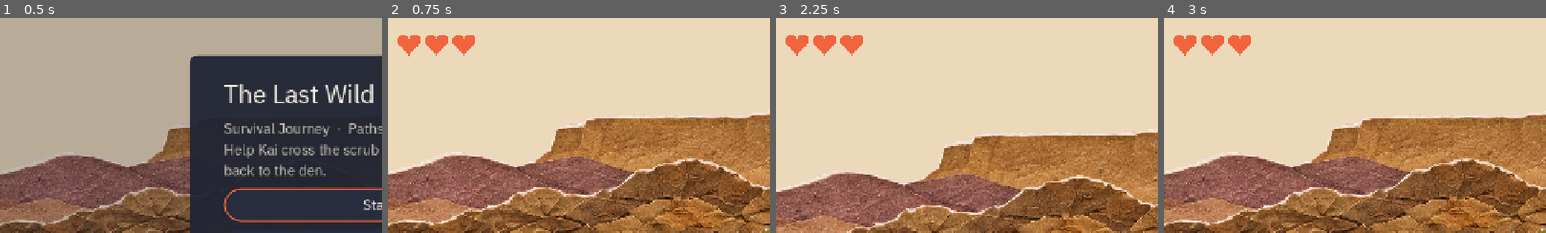
Above: before the commit, frames 1-4 (left to right).
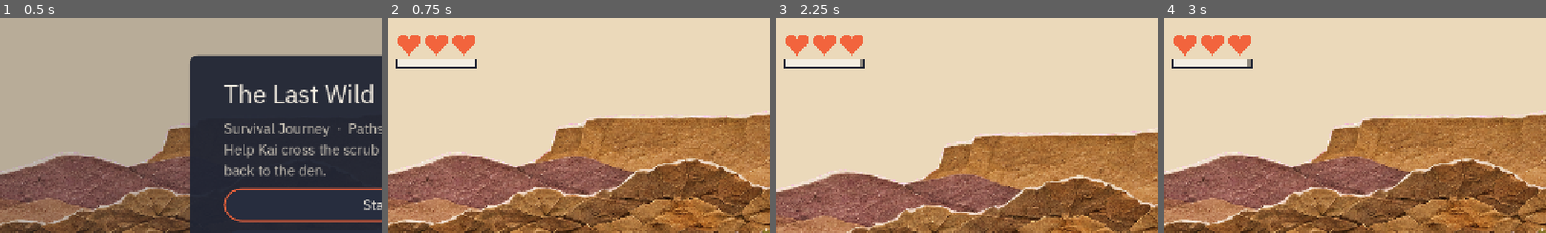
Above: after the commit, the same moments.

Repository: gomin2013/the-last-wild-paw
Game: Godot game, scene res://scenes/main.tscn
The game is run twice, just before and just after one commit, with the same random seed, the same clock (stepped at 60 frames per second) and the same inputs. Sound files missing from this copy of the repository are replaced by a short silence.
Inputs (mouse positions are % of the whole screen's width and height, from its top left):
- Up to frame 1 (0.5 s): no input
- Up to frame 2 (0.75 s): click "Start" at 0.5 s
- Up to frame 3 (2.25 s): tap Enter at 1.25 s; move the mouse to (72, 45) at 1.27 s; hold Right (move_right) 1.28-2 s; tap X (attack) at 1.35 s; click (72, 45) at 1.42 s; tap Z (jump) at 1.52, 1.82 s; drag from (30, 55) to (56, 69) at 2.02 s
- Up to frame 4 (3 s): move the mouse to (60, 28) at 2.77 s; hold Right (move_right) from 2.78 s (still down); tap Alt at 2.85 s
The pictures show only the part of the screen within x 0-50%, y 0-50%; the shares and areas given below are measured in that part.

Frame 1 is identical in both runs. In frame 2, 0.9% of the frame differs, in the area x 2-24%, y 19-24%; in frame 3, 0.9%; in frame 4, 0.9%.

Commit message:
2026 Added Hunger And Desert Animals (Prototype).

Diff:
--- /dev/null
+++ b/actors/enemies/critter.gd
@@ -0,0 +1,125 @@
+class_name Critter
+extends Jackal
+## The smaller Fayum animals, for enemy variety: a slow scorpion that patrols, a horned viper that
+## lies still on the path and a black kite that swoops along the sky. One pounce chases each off;
+## the hurt, stun and run-off rules come from Jackal. Placed by overriding the script on a
+## jackal.tscn instance (same body, hurtbox and ledge ray).
+# ponytail: code-drawn placeholders, like the egg; swap for Paper Collage strips in the art round.
+
+enum Kind { SCORPION, VIPER, KITE }
+
+@export var kind := Kind.SCORPION
+## Kite only: how far it flies from its start before turning, and how deep it dips.
+@export var roam := 260.0
+@export var swoop := 34.0
+
+var _home := Vector2.ZERO
+var _t := 0.0
+
+
+func _ready() -> void:
+	health = 1
+	_home = position
+	match kind:
+		Kind.SCORPION:
+			speed = 55.0
+			points = 150
+		Kind.VIPER:
+			speed = 0.0
+			points = 150
+		Kind.KITE:
+			speed = 130.0
+			gravity = 0.0
+			points = 200
+
+
+func _move(delta: float) -> void:
+	_t += delta
+	if kind != Kind.KITE:
+		super(delta)
+		return
+	if absf(position.x - _home.x) > roam and signf(position.x - _home.x) == dir:
+		dir = -dir
+	velocity.x = dir * speed
+	# Steer back to the swoop curve, so a pounce's knock-up wears off
+	var target_y := _home.y + sin(_t * 2.2) * swoop
+	velocity.y = (target_y - position.y) * 6.0
+
+
+func _animate() -> void:
+	self_modulate = Color(1.6, 1.6, 1.6) if _flash > 0.0 else Color.WHITE
+	queue_redraw()
+
+
+func _draw() -> void:
+	# Drawn facing right; mirror for left (none of these is a canon-handed character)
+	draw_set_transform(Vector2.ZERO, 0.0, Vector2(dir, 1.0))
+	match kind:
+		Kind.SCORPION:
+			_draw_scorpion()
+		Kind.VIPER:
+			_draw_viper()
+		Kind.KITE:
+			_draw_kite()
+
+
+func _draw_scorpion() -> void:
+	var body := Color("b8863b")
+	var ink := Color("4a3420")
+	draw_circle(Vector2(2, -6), 22.0, Color(0, 0, 0, 0.18))
+	for i in 4:  # legs
+		var x := -14.0 + i * 9.0
+		draw_line(Vector2(x, -10), Vector2(x - 6, 0), ink, 3.0)
+	draw_set_transform(Vector2(0, -14), 0.0, Vector2(dir * 1.0, 0.55))
+	draw_circle(Vector2.ZERO, 20.0, body)
+	draw_set_transform(Vector2.ZERO, 0.0, Vector2(dir, 1.0))
+	# Tail curls up and over the back, sting forward
+	var tail := PackedVector2Array()
+	for i in 7:
+		var a := PI * (0.95 - i * 0.16)
+		tail.append(Vector2(-6, -30) + Vector2(cos(a), -sin(a)) * 18.0)
+	draw_polyline(tail, body, 9.0, true)
+	draw_circle(tail[tail.size() - 1], 4.0, Color("f2643d"))
+	draw_circle(Vector2(22, -14), 6.0, body)  # pincers
+	draw_circle(Vector2(22, -6), 5.0, body)
+	draw_circle(Vector2(10, -17), 2.0, ink)
+
+
+func _draw_viper() -> void:
+	var body := Color("d9b77a")
+	var spot := Color("8a6a40")
+	draw_circle(Vector2(0, -6), 26.0, Color(0, 0, 0, 0.15))
+	draw_set_transform(Vector2(0, -10), 0.0, Vector2(dir * 1.0, 0.45))
+	draw_circle(Vector2(-6, 0), 24.0, body)
+	draw_circle(Vector2(-6, 0), 13.0, spot)
+	draw_circle(Vector2(-6, 0), 8.0, body)
+	draw_set_transform(Vector2.ZERO, 0.0, Vector2(dir, 1.0))
+	# Head raised a little, tasting the air
+	var sway := sin(_t * 3.0) * 2.0
+	draw_line(Vector2(10, -12), Vector2(20, -24 + sway), body, 9.0)
+	draw_circle(Vector2(23, -26 + sway), 7.0, body)
+	draw_line(Vector2(21, -31 + sway), Vector2(19, -37 + sway), spot, 2.5)  # the "horns"
+	draw_circle(Vector2(26, -28 + sway), 1.6, Color("1f2433"))
+
+
+func _draw_kite() -> void:
+	var body := Color("6b4a32")
+	var wing := Color("4a3324")
+	var flap := sin(_t * 9.0) * 14.0
+	draw_set_transform(Vector2(0, -24), 0.0, Vector2(dir * 1.0, 0.42))
+	draw_circle(Vector2.ZERO, 22.0, body)
+	draw_set_transform(Vector2.ZERO, 0.0, Vector2(dir, 1.0))
+	draw_colored_polygon(
+		PackedVector2Array([Vector2(-8, -26), Vector2(12, -26), Vector2(-14, -48 - flap)]), wing
+	)
+	draw_colored_polygon(  # forked tail
+		PackedVector2Array(
+			[Vector2(-18, -24), Vector2(-36, -32), Vector2(-30, -24), Vector2(-36, -16)]
+		),
+		wing
+	)
+	draw_circle(Vector2(20, -28), 7.0, body)
+	draw_colored_polygon(
+		PackedVector2Array([Vector2(26, -30), Vector2(33, -26), Vector2(25, -25)]), Color("e8b13a")
+	)
+	draw_circle(Vector2(22, -30), 1.6, Color("1f2433"))
--- a/actors/enemies/jackal.gd
+++ b/actors/enemies/jackal.gd
@@ -41,15 +41,25 @@
 		_stun -= delta
 		velocity.x = move_toward(velocity.x, 0.0, 1400.0 * delta)
 	else:
-		if is_on_floor() and (is_on_wall() or not _ledge.is_colliding()):
-			dir = -dir
-		velocity.x = dir * speed
+		_move(delta)
 	_ledge.position.x = dir * 34.0
 	move_and_slide()
 	if not _fleeing:
 		for body in _hurtbox.get_overlapping_bodies():
 			if body.has_method("hurt"):
 				body.hurt(contact_damage, global_position.x)
+	_animate()
+
+
+## Patrol: turn at walls and ledges. The other animals (viper, kite, scorpion) extend Jackal and
+## override _move and _animate; the pounce, stun and run-off rules stay shared.
+func _move(_delta: float) -> void:
+	if is_on_floor() and (is_on_wall() or not _ledge.is_colliding()):
+		dir = -dir
+	velocity.x = dir * speed
+
+
+func _animate() -> void:
 	# The strips face left; the jackal is not a canon-handed character, so flipping is fine
 	SpriteStrips.play(_sprite, _offsets, "defeat" if _fleeing else "hit" if _stun > 0.0 else "walk")
 	_sprite.flip_h = dir > 0
--- a/actors/player/kai.gd
+++ b/actors/player/kai.gd
@@ -43,9 +43,17 @@
 @export var hurt_time := 0.25
 @export var knockback_speed := 280.0
 @export var knockback_lift := -320.0
+@export_group("Hunger")
+## Classic side-scroller pressure: hunger drains while the run is on, food fills it, an empty belly
+## costs a heart and leaves starve_refill so the next heart goes a little later.
+@export var max_hunger := 100.0
+@export var hunger_drain := 2.5
+@export var food_hunger := 40.0
+@export var starve_refill := 40.0
 
 var state := State.IDLE
 var hearts := 3
+var hunger := 100.0
 var facing := 1
 
 var _coyote := 0.0
@@ -62,6 +70,7 @@
 
 func _ready() -> void:
 	hearts = max_hearts
+	hunger = max_hunger
 	_pounce_box.monitoring = false
 	_pounce_box.body_entered.connect(_on_pounce_hit)
 	_offsets = SpriteStrips.add(_sprite, "res://assets/sprites/kai/left", "left/")
@@ -70,6 +79,11 @@
 
 func _physics_process(delta: float) -> void:
 	_since_hit += delta
+	if state != State.DEAD and GameState.running:
+		hunger -= hunger_drain * delta
+		if hunger <= 0.0:
+			hunger = starve_refill
+			_take(1)
 	_pounce_cooldown = maxf(_pounce_cooldown - delta, 0.0)
 	var dir := Input.get_axis("move_left", "move_right")
 	_coyote = coyote_time if is_on_floor() else maxf(_coyote - delta, 0.0)
@@ -162,6 +176,7 @@
 
 
 func eat(points: int) -> void:
+	hunger = minf(hunger + food_hunger, max_hunger)
 	var result := Score.pickup(hearts, max_hearts, points)
 	if result.x != hearts:
 		hearts = result.x
--- a/scenes/stage.gd
+++ b/scenes/stage.gd
@@ -46,6 +46,7 @@
 func _physics_process(_delta: float) -> void:
 	if _kai.global_position.y > kill_y:
 		_kai.hit_hazard(1, _start.global_position)
+	_hud.hunger = _kai.hunger / _kai.max_hunger
 	if sky and tint:
 		var t := clampf(_kai.global_position.x / stage_width, 0.0, 1.0)
 		$Sky/Color.color = sky.sample(t)
--- a/scenes/stage_fire.tscn
+++ b/scenes/stage_fire.tscn
@@ -10,6 +10,7 @@
 [ext_resource type="Script" path="res://actors/props/backdrop.gd" id="backdrop"]
 [ext_resource type="PackedScene" path="res://actors/player/kai.tscn" id="kai"]
 [ext_resource type="PackedScene" path="res://actors/enemies/jackal.tscn" id="jackal"]
+[ext_resource type="Script" path="res://actors/enemies/critter.gd" id="critter"]
 [ext_resource type="Script" path="res://ui/hud.gd" id="hud"]
 [ext_resource type="Script" path="res://ui/pause_menu.gd" id="pause"]
 [ext_resource type="Script" path="res://ui/result.gd" id="result"]
@@ -283,6 +284,24 @@
 [node name="Jackal4" parent="." instance=ExtResource("jackal")]
 position = Vector2(5450, 560)
 dir = 1
+
+[node name="Scorpion1" parent="." instance=ExtResource("jackal")]
+position = Vector2(2250, 560)
+script = ExtResource("critter")
+dir = -1
+kind = 0
+
+[node name="Viper1" parent="." instance=ExtResource("jackal")]
+position = Vector2(2940, 560)
+script = ExtResource("critter")
+dir = -1
+kind = 1
+
+[node name="Kite1" parent="." instance=ExtResource("jackal")]
+position = Vector2(5650, 450)
+script = ExtResource("critter")
+dir = -1
+kind = 2
 
 [node name="Start" type="Marker2D" parent="."]
 position = Vector2(140, 556)
--- a/scenes/stage_paths.tscn
+++ b/scenes/stage_paths.tscn
@@ -9,6 +9,7 @@
 [ext_resource type="Script" path="res://actors/props/backdrop.gd" id="backdrop"]
 [ext_resource type="PackedScene" path="res://actors/player/kai.tscn" id="kai"]
 [ext_resource type="PackedScene" path="res://actors/enemies/jackal.tscn" id="jackal"]
+[ext_resource type="Script" path="res://actors/enemies/critter.gd" id="critter"]
 [ext_resource type="Script" path="res://ui/hud.gd" id="hud"]
 [ext_resource type="Script" path="res://ui/pause_menu.gd" id="pause"]
 [ext_resource type="Script" path="res://ui/result.gd" id="result"]
@@ -295,6 +296,24 @@
 [node name="Jackal3" parent="." instance=ExtResource("jackal")]
 position = Vector2(6100, 560)
 dir = -1
+
+[node name="Viper1" parent="." instance=ExtResource("jackal")]
+position = Vector2(3520, 560)
+script = ExtResource("critter")
+dir = -1
+kind = 1
+
+[node name="Scorpion1" parent="." instance=ExtResource("jackal")]
+position = Vector2(5700, 560)
+script = ExtResource("critter")
+dir = 1
+kind = 0
+
+[node name="Kite1" parent="." instance=ExtResource("jackal")]
+position = Vector2(6350, 450)
+script = ExtResource("critter")
+dir = -1
+kind = 2
 
 [node name="Start" type="Marker2D" parent="."]
 position = Vector2(140, 556)
--- a/tests/test_stage.gd
+++ b/tests/test_stage.gd
@@ -101,3 +101,23 @@
 func test_controls_text_names_touch_buttons_only_on_touch() -> void:
 	assert_string_starts_with(UiKit.controls_text(true), "Touch:")
 	assert_string_starts_with(UiKit.controls_text(false), "Run:")
+
+
+func test_an_empty_belly_costs_a_heart_and_food_refills_it() -> void:
+	_kai.hunger = 0.01
+	await wait_physics_frames(2)
+	assert_eq(_kai.hearts, 2, "starving costs a heart")
+	assert_almost_eq(_kai.hunger, _kai.starve_refill, 1.0, "and leaves a little hunger")
+	_kai.eat(100)
+	assert_gt(_kai.hunger, _kai.starve_refill + 30.0, "food fills the belly")
+
+
+func test_one_pounce_chases_each_small_animal_off_and_the_kite_stays_up() -> void:
+	var kite: Critter = _stage.get_node("Kite1")
+	var start_y := kite.position.y
+	await wait_physics_frames(30)
+	assert_almost_eq(kite.position.y, start_y, kite.swoop + 4.0, "the kite flies, it does not fall")
+	for n: String in ["Viper1", "Scorpion1", "Kite1"]:
+		var c: Critter = _stage.get_node(n)
+		c.take_pounce(c.global_position.x - 50.0)
+		assert_eq(c.collision_layer, 0, n + " runs off after one pounce")
--- a/ui/hud.gd
+++ b/ui/hud.gd
@@ -1,6 +1,9 @@
 extends Control
 ## In-stage HUD: hearts (top left), food, score and time (top right). Hearts come from Kai's signal
 ## via the stage.
+
+## Kai's hunger, 0-1; the stage sets it every physics frame.
+var hunger := 1.0
 
 var _hearts := 3
 var _max_hearts := 3
@@ -19,6 +22,7 @@
 		"Food %d    Score %d    %s"
 		% [GameState.food, GameState.score, GameState.format_time(GameState.time)]
 	)
+	queue_redraw()
 
 
 func _draw() -> void:
@@ -32,6 +36,14 @@
 			draw_colored_polygon(pts, Color(UiKit.GRAPHITE, 0.45))
 			pts.append(pts[0])
 			draw_polyline(pts, Color(UiKit.CREAM, 0.7), 2.0, true)
+	# Hunger bar under the hearts; low hunger turns coral and blinks
+	var bar := Rect2(20, 70, _max_hearts * 46 - 6, 12)
+	draw_rect(bar, Color(UiKit.GRAPHITE, 0.45))
+	var low := hunger < 0.25
+	if not low or fmod(Time.get_ticks_msec() / 250.0, 2.0) < 1.0:
+		var fill := Rect2(bar.position, Vector2(bar.size.x * clampf(hunger, 0.0, 1.0), bar.size.y))
+		draw_rect(fill, UiKit.CORAL if low else UiKit.CREAM)
+	draw_rect(bar.grow(1.0), UiKit.GRAPHITE, false, 2.0)
 
 
 ## Heart outline (the classic sin³ curve) centred on c, about 40 px wide.
Not shown, added: actors/enemies/critter.gd.uid
Not shown: 1 places in scenes/stage_paths.tscn that only renumber resources
Not shown, changed: docs/play/index.pck
